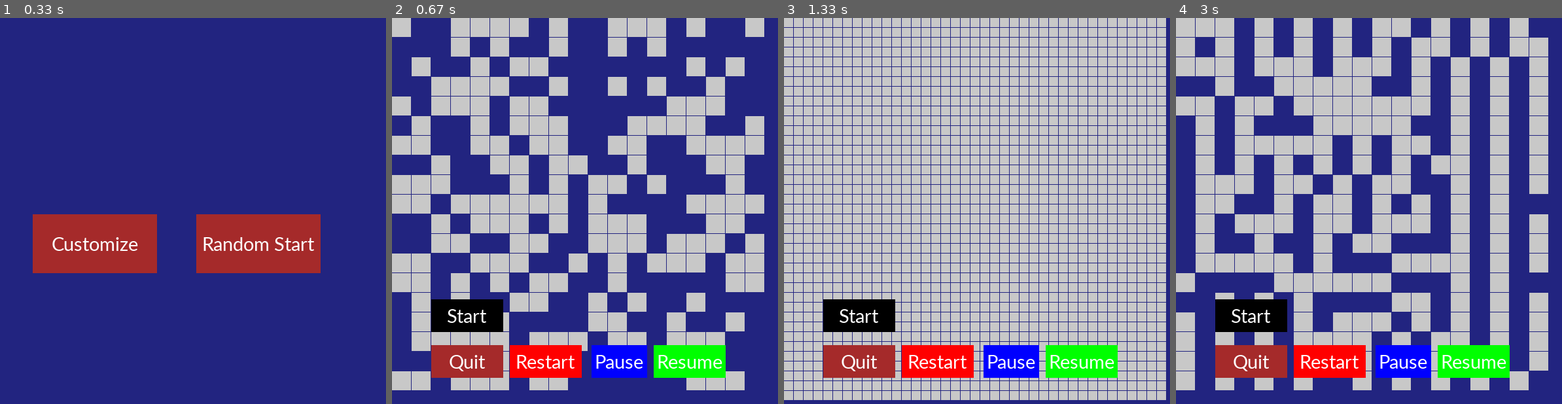
Above: before the commit, frames 1-4 (left to right).
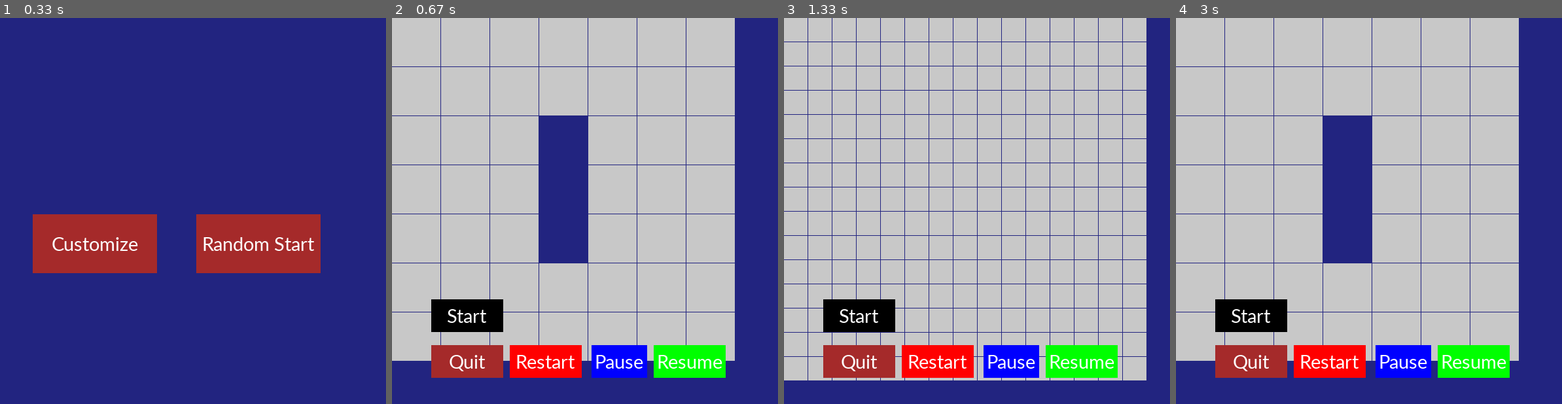
Above: after the commit, the same moments.

Repository: Tesfa-eth/Conways-Game-of-Life
Game: pygame game, started from conways_game_of_life_improved/game.py
Same seed, same stepped clock (60 frames per second), same inputs: the game is played once before the commit and once after it.
Inputs (mouse positions are in pixels of both pictures, inside the frame that each line leads up to):
- Up to frame 1 (0.33 s): no input
- Up to frame 2 (0.67 s): click "Random Start" at 0.38 s
- Up to frame 3 (1.33 s): click "Start" at 0.72 s; click (880, 241) at 1.05 s
- Up to frame 4 (3 s): click "Restart" at 2.38 s; click "Random Start" at 2.72 s

Frame 1 is identical in both runs. In frame 2, 44% of the frame differs, in the area x 0-97%, y 0-97%; in frame 3, 22%; in frame 4, 41%.

Commit message:
Added working customization screen
I have added working customization screen but might need some more work and check ups

Diff:
--- a/conways_game_of_life_improved/game.py
+++ b/conways_game_of_life_improved/game.py
@@ -75,17 +75,26 @@
 
 def update_grid(array, block_size, start_update):
     """updates the grid and returns the new state"""
+    # for now
+    #newState = array
     newState = np.zeros((array.shape[0], array.shape[1]))
-    # for now
-    newState = array
+
     row, column = array.shape[0], array.shape[1]
     for i, j in np.ndindex(row-1, column-1):
         #if start_update:
         if start_update:
+            #print("UPDATING")
             newState[i,j] = check_rule(array, i, j)
-        col = BLUE if newState[i, j] == 1 else WHITE
-        rect = pygame.Rect(j*block_size, i*block_size, block_size-1, block_size-1)
-        pygame.draw.rect(SCREEN, col, rect)
+            col = BLUE if newState[i, j] == 1 else WHITE
+            rect = pygame.Rect(j*block_size, i*block_size, block_size-1, block_size-1)
+            pygame.draw.rect(SCREEN, col, rect)
+        else:
+            #print("No UPDATE")
+            newState = array
+            #print(newState)
+            col = BLUE if newState[i, j] == 1 else WHITE
+            rect = pygame.Rect(j*block_size, i*block_size, block_size-1, block_size-1)
+            pygame.draw.rect(SCREEN, col, rect)
 
     return newState
 
@@ -164,7 +173,7 @@
                     if random_button.mouse_over(mouse_position):
                         start = True
                     if customize_button.mouse_over(mouse_position):
-                        array_start = starting_array((40,40))
+                        array_start = starting_array((16,16))
                         custom = True
                         #add_Glider(array_start.shape[0]//2 -2,array_start.shape[0]//2 -2, array_start)
                         grid = array_start
@@ -176,11 +185,6 @@
 
         # get mouse position
         mouse_position = pygame.mouse.get_pos() # tuple of x, y coordinates
-
-        """if custom:
-            grid = customize(mouse_position, grid)"""
-            #print(mouse_position)
-        # once starts
 
         if start:
             SCREEN.fill(BLUE)
@@ -194,20 +198,20 @@
 
         # before the game starts
         else:
-            # menu here
+            # menu
             SCREEN.fill(BLUE)
             random_button.draw_rect(SCREEN)
             customize_button.draw_rect(SCREEN)
 
-        print(grid)
+        #print(grid)
         # update the grid unless it is paused
         if pause == False:
             pygame.display.update()
 
 
 def main(begin=random_array(20, 20)):
-    #array_start = starting_array((5,5))
-    array_start = begin
+    array_start = starting_array((8,8))
+    #array_start = begin
     add_Blinker(array_start.shape[0]//2 -2,array_start.shape[0]//2 -2, array_start)
     #add_Glider(array_start.shape[0]//2 -2,array_start.shape[0]//2 -2, array_start)
     #add_beacon(array_start.shape[0]//2 -2,array_start.shape[0]//2 -2, array_start)
